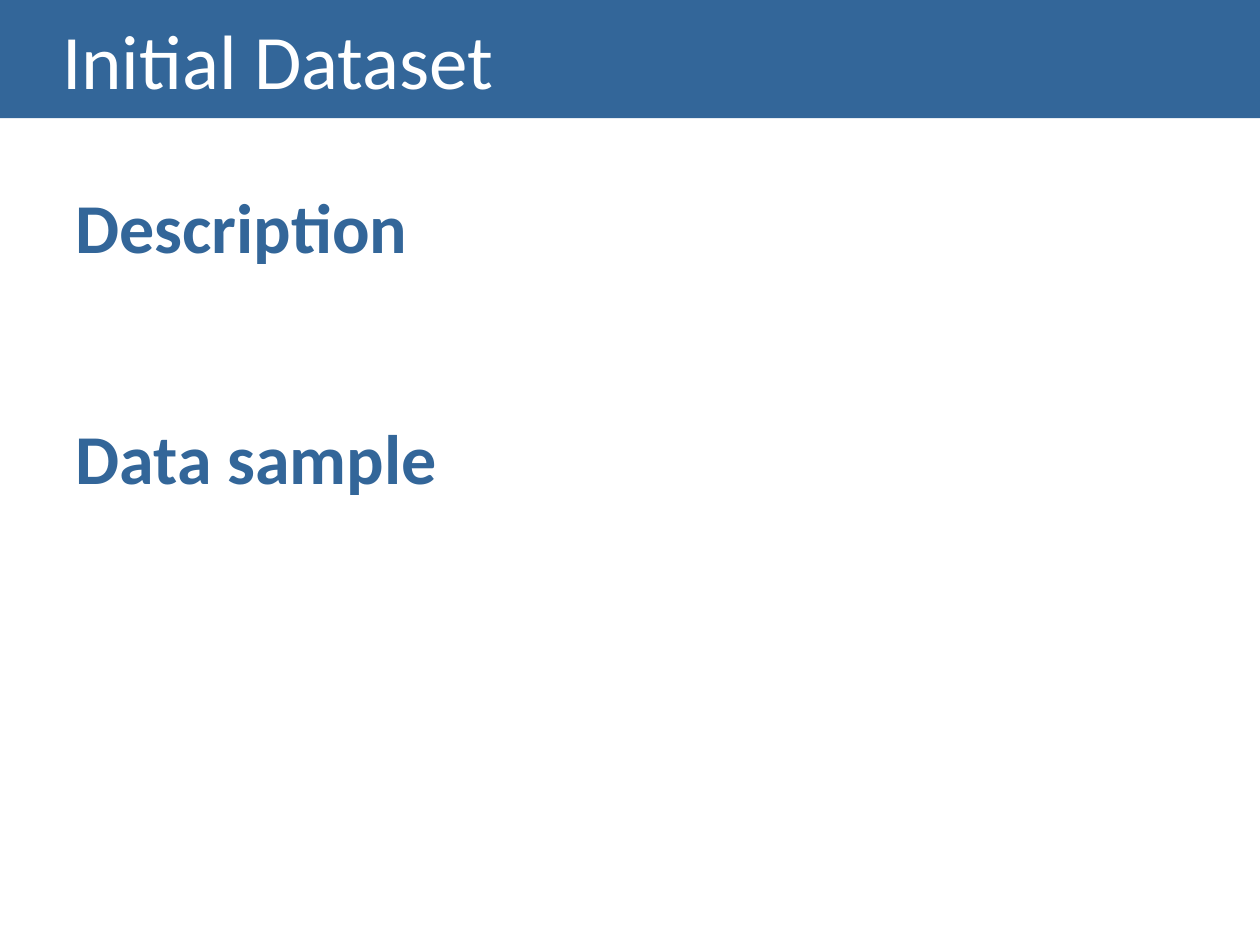
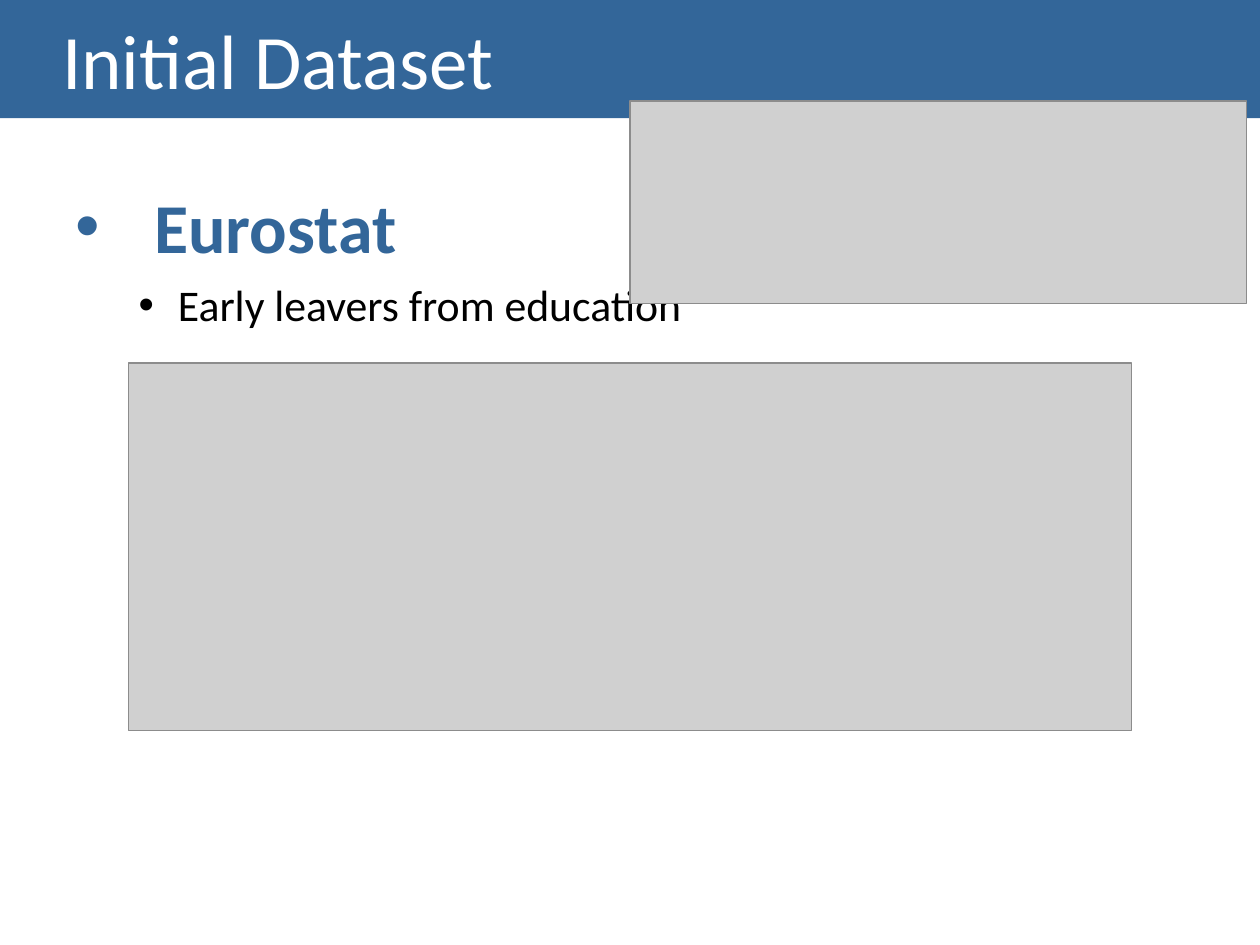
Before and after one commit to MargaridaMorais/information_visualization, a slide deck: slide 3 of CheckpointII/Lab04-PresentationTemplate.pptx. Drawn at 1260x945 pixels with LibreOffice and Linux fonts; fonts in the diff are those of the drawing; grey boxes stand for pictures. Boxes give left, top, right and bottom in pixels: in the first picture for what was removed or moved away, otherwise in the second. Text is boxed around its words. In the diff, an @@ line names an element or a change of style, - is before the commit and + after.

```diff
--- a/CheckpointII/Lab04-PresentationTemplate.pptx
+++ b/CheckpointII/Lab04-PresentationTemplate.pptx
@@ picture added at [630,101,1246,304] @@
@@ text at [154,207,682,328]: text changed; size 40 to 25 pt; text colour #336699 to #000000; bold off @@
-Description
-Data sample
+• Eurostat
+  • Early leavers from education
@@ picture added at [129,363,1131,731] @@
```
Also in this commit, not shown: 2 other slides changed, 2 slides added, 1 other file.
